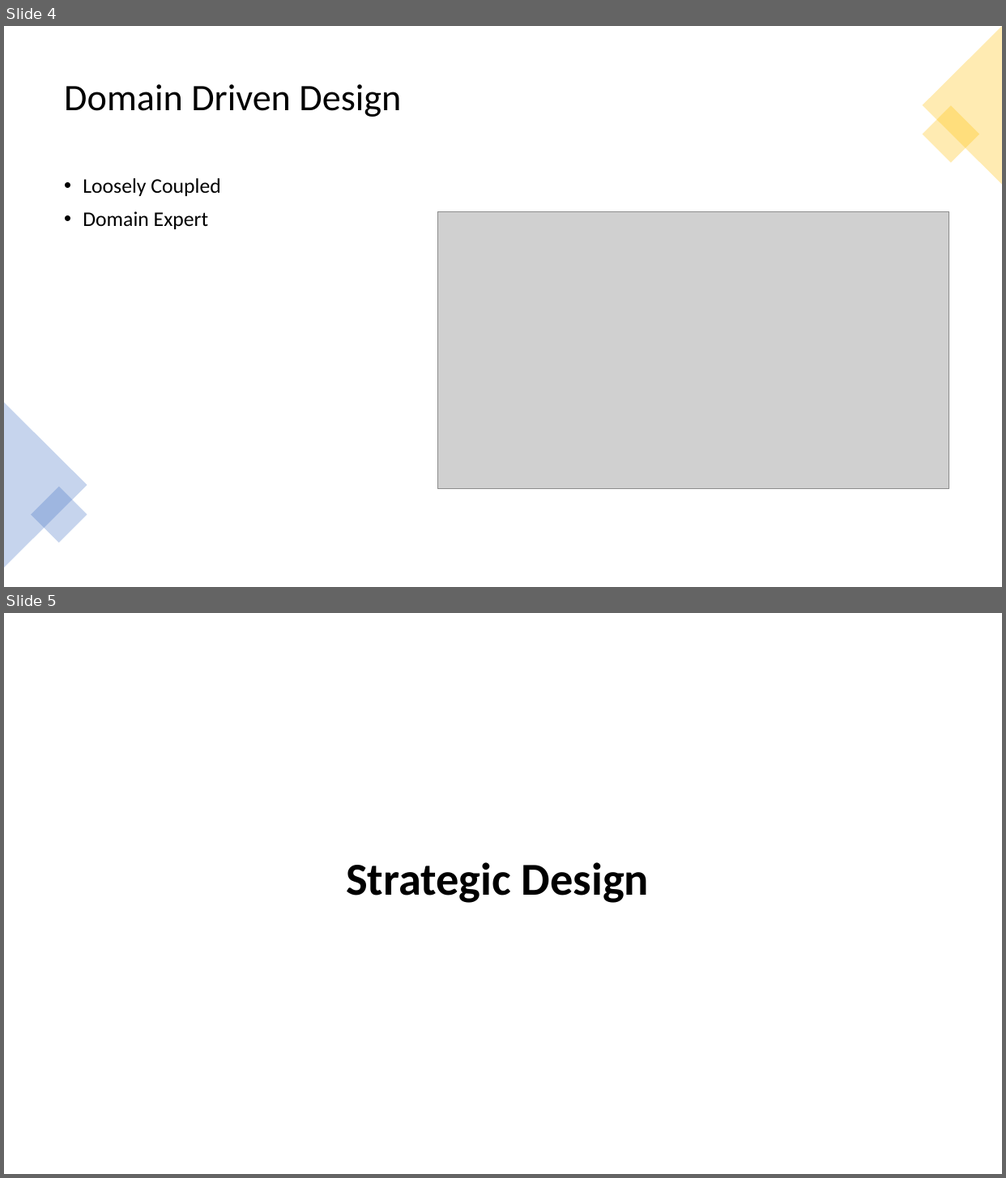
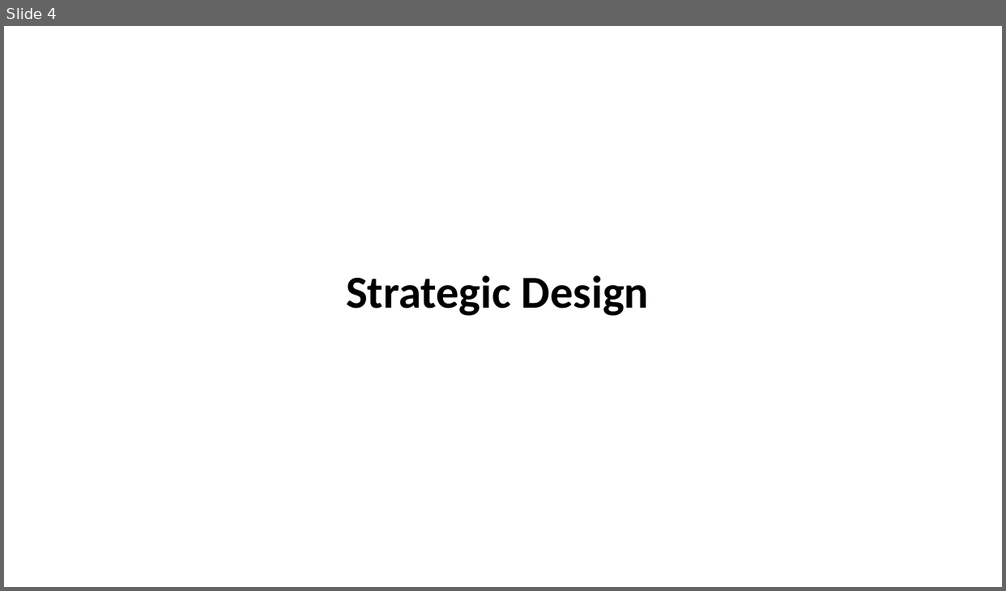
Before and after one commit to truongdinhthien/DDD-Docs, a slide deck: DDD.pptx. Shown one above the other, each under a label of ours: slides 4 and 5 before the commit, slide 4 after it. The pictures are 1006x1178 and 1006x591 pixels, drawn with LibreOffice and Linux fonts; fonts in the diff are those of the drawing; grey boxes stand for pictures. Boxes give left, top, right and bottom in pixels: in the first picture for what was removed or moved away, otherwise in the second. Text is boxed around its words. In the diff, an @@ line names an element or a change of style, - is before the commit and + after.

```diff
--- a/DDD.pptx
+++ b/DDD.pptx
@@ slide 4 removed at (4,26,1002,587), background #FFFFFF @@
@@ triangle removed at (923,26,1002,185) @@
@@ title removed at (64,84,401,117) @@
-Domain Driven Design
@@ rectangle removed at (923,106,979,163) @@
@@ text removed at (83,178,220,229) @@
-• Loosely Coupled
-• Domain Expert
@@ picture removed at (437,211,949,489) @@
@@ triangle removed at (4,403,87,568) @@
@@ rectangle removed at (31,486,87,543) @@
@@ what was slide 5 is now slide 4 @@
```
Also in this commit, not shown: 1 slide changed, 2 slides added, 2 other slides removed.
